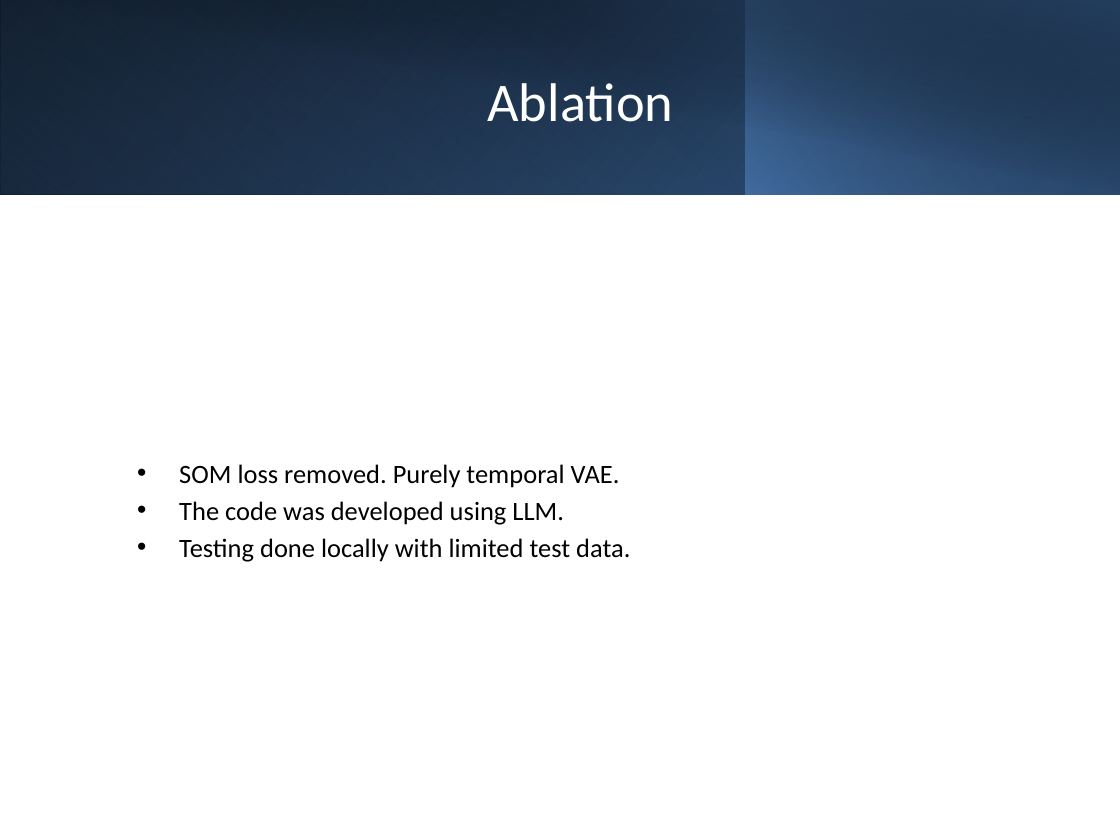
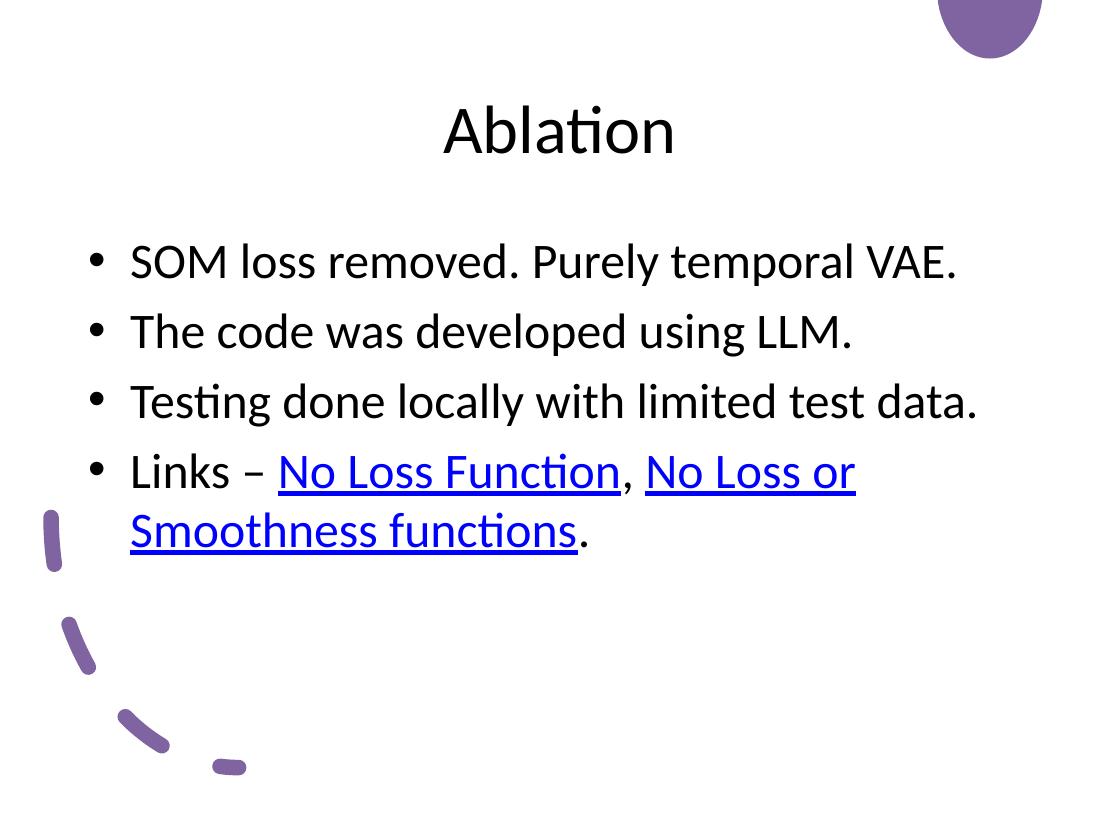
Before and after one commit to vaibhavait04/dlh2025_T_DPSOM_final_project, a slide deck: slide 15 of assignment_steps/T-DPSOM_Presentation.pptx (slide 17 before the commit). Drawn at 1120x840 pixels with LibreOffice and Linux fonts; fonts in the diff are those of the drawing. Boxes give left, top, right and bottom in pixels: in the first picture for what was removed or moved away, otherwise in the second. Text is boxed around its words. In the diff, an @@ line names an element or a change of style, - is before the commit and + after.

```diff
--- a/assignment_steps/T-DPSOM_Presentation.pptx
+++ b/assignment_steps/T-DPSOM_Presentation.pptx
@@ rectangle removed at (0, 0, 1120, 195) @@
@@ rectangle removed at (0, 0, 746, 195) @@
@@ rectangle removed at (43, 0, 1120, 196) @@
@@ rectangle removed at (746, 0, 1120, 195) @@
@@ freeform shape added at (937, 0, 1042, 58), fill #8064A2 @@
@@ title "Ablation": place and size @@
-title "Ablation" at (488, 83, 674, 122)
+title "Ablation" at (443, 105, 676, 154)
@@ title "Ablation" at (443, 105, 676, 154): size 35 to 44 pt, text colour #FFFFFF to #000000 @@
@@ text "SOM loss removed. Purely temporal ...": place and size @@
-text "SOM loss removed. Purely temporal ..." at (179, 464, 630, 562)
+text "SOM loss removed. Purely temporal ..." at (130, 243, 979, 555)
@@ text "SOM loss removed. Purely temporal ..." at (130, 243, 979, 555): vertical alignment middle to top @@
@@ arc (boxed as its full ellipse) added at (52, 268, 427, 768), outline #8064A2 10 pt dashed @@
@@ text at (130, 243, 979, 427): size 17 to 32 pt in "SOM loss removed. Purely temporal VAE.", "The code was developed using LLM.", "Testing done locally with limited test data."; more space between paragraphs @@
@@ text at (130, 453, 856, 555): paragraph added @@
+• Links – No Loss Function, No Loss or Smoothness functions.
```
Also in this commit, not shown: 5 other slides changed, 2 slides removed, 2 other files.
